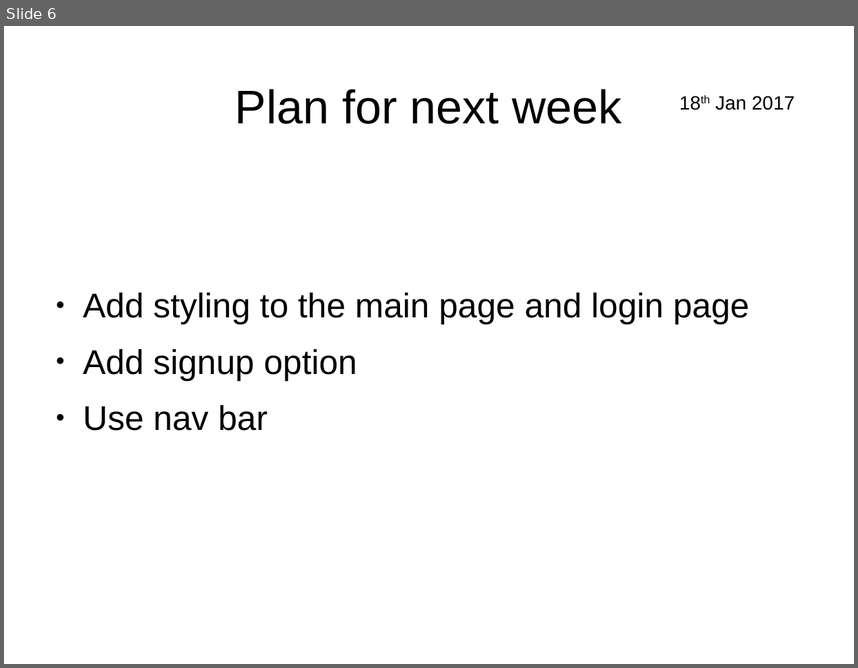
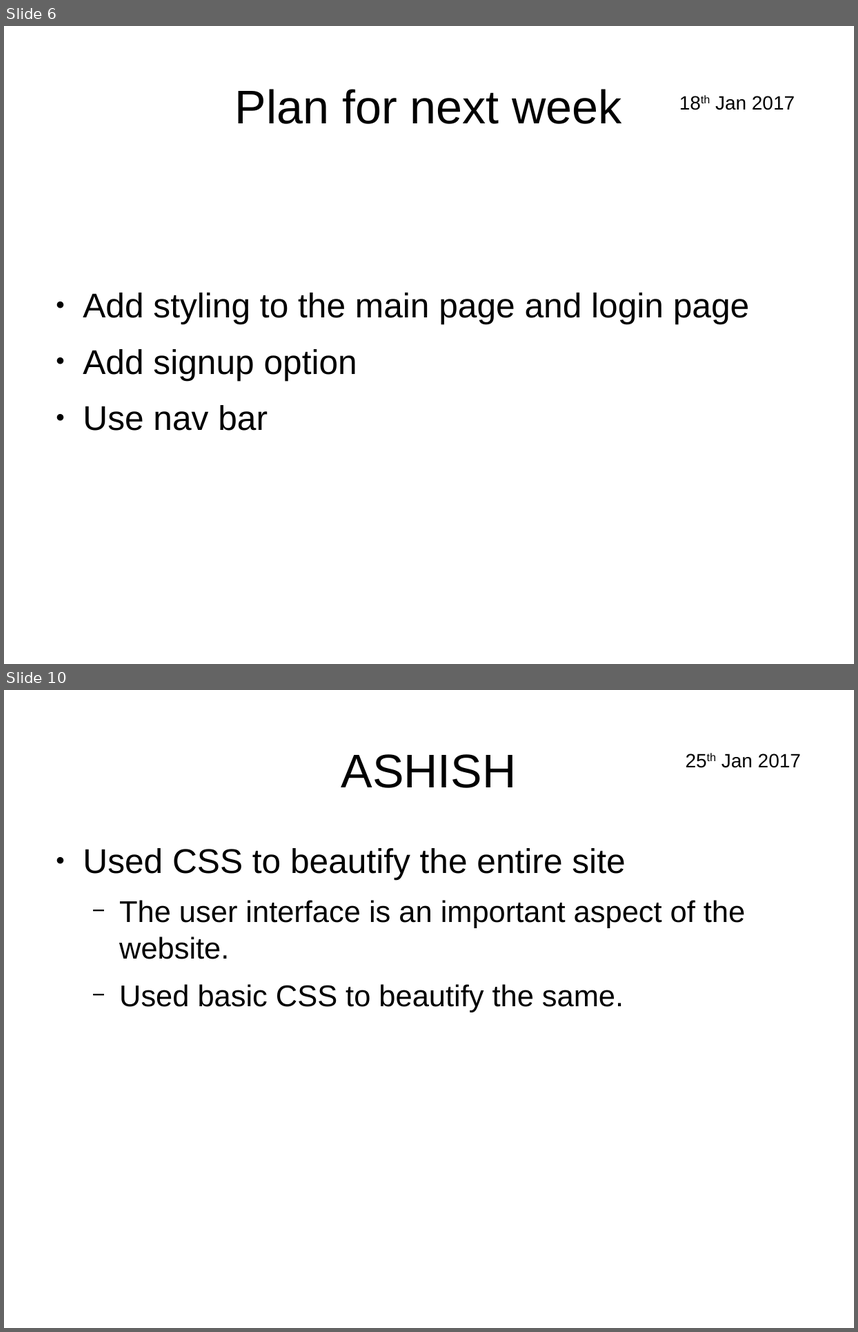
Before and after one commit to pandusonu2/WebTech, a slide deck: Presentation.odp. Shown one above the other, each under a label of ours: slide 6 before the commit, slides 6 and 10 after it; the slides between them are not shown. The pictures are 858x668 and 858x1332 pixels, drawn with LibreOffice and Linux fonts; fonts in the diff are those of the drawing. Boxes give left, top, right and bottom in pixels: in the first picture for what was removed or moved away, otherwise in the second. Text is boxed around its words. In the diff, an @@ line names an element or a change of style, - is before the commit and + after.

```diff
--- a/Presentation.odp
+++ b/Presentation.odp
@@ slide 10 added at bbox=[4, 690, 854, 1328], background #FFFFFF @@
@@ title added at bbox=[341, 754, 517, 788], 44 pt, text #000000 @@
+ASHISH
@@ text added at bbox=[722, 753, 801, 768], 18 pt, text #000000 @@
+25th Jan 2017
@@ text added at bbox=[83, 848, 745, 1012], 28 pt, text #000000 @@
+● Used CSS to beautify the entire site
+  − The user interface is an important aspect of the website.
+  − Used basic CSS to beautify the same.
```
Also in this commit, not shown: 4 other slides added, 4 other files.
